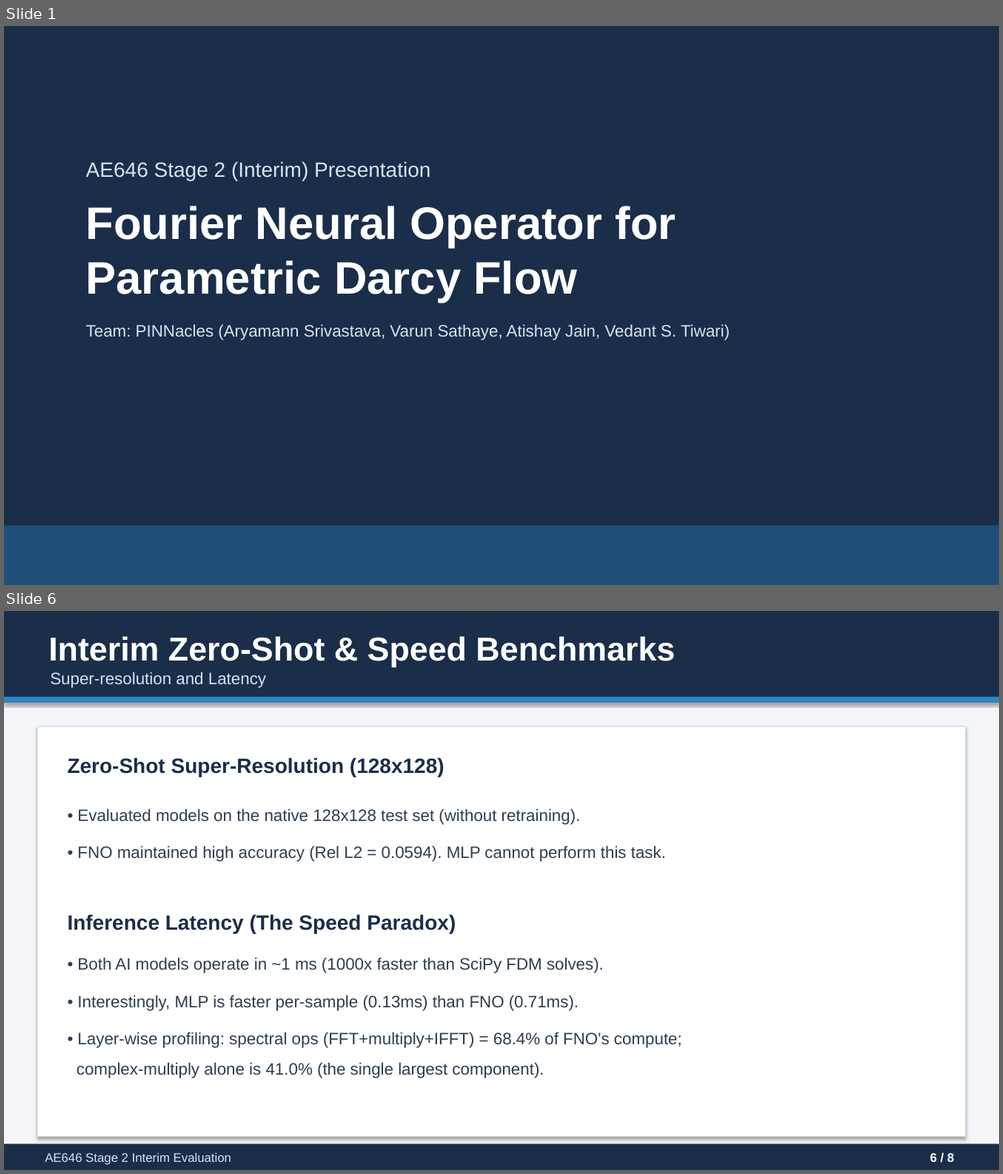
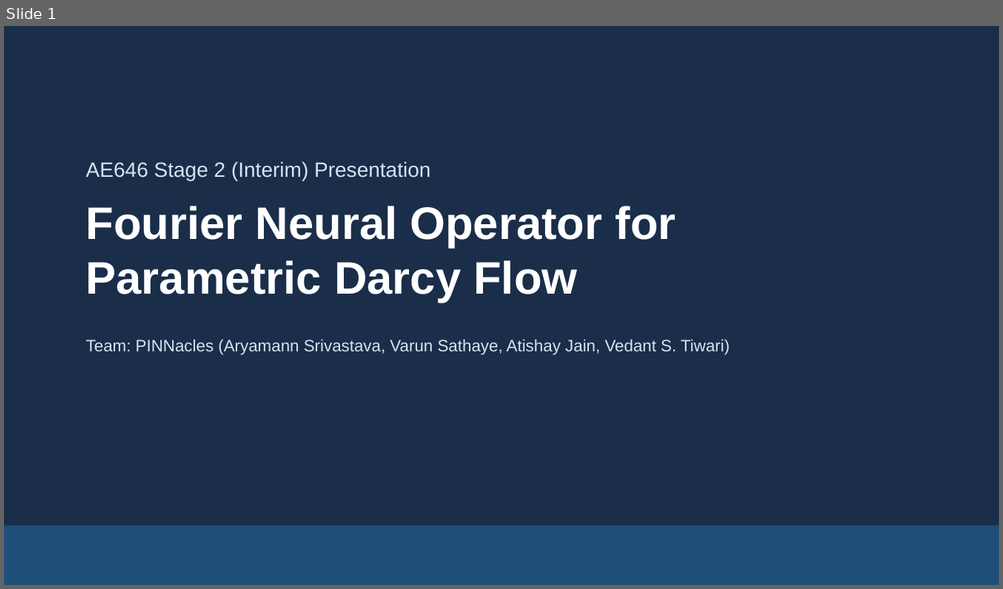
Before and after one commit to ARYAMANN7279/AE646-PINNacles, a slide deck: stage2/PINNacles_Stage2_Presentation.pptx. Shown one above the other, each under a label of ours: slides 1 and 6 before the commit, slide 1 after it; the slides between them are not shown. The pictures are 1003x1174 and 1003x589 pixels, drawn with LibreOffice and Linux fonts; fonts in the diff are those of the drawing. Boxes give left, top, right and bottom in pixels: in the first picture for what was removed or moved away, otherwise in the second. Text is boxed around its words. In the diff, an @@ line names an element or a change of style, - is before the commit and + after.

```diff
--- a/stage2/PINNacles_Stage2_Presentation.pptx
+++ b/stage2/PINNacles_Stage2_Presentation.pptx
@@ slide 6 removed at (x1=4, y1=611, x2=999, y2=1170), background #FFFFFF @@
@@ rectangle removed at (x1=4, y1=611, x2=999, y2=1170) @@
@@ rectangle removed at (x1=4, y1=611, x2=999, y2=697) @@
@@ text removed at (x1=48, y1=636, x2=674, y2=667) @@
-Interim Zero-Shot & Speed Benchmarks
@@ text removed at (x1=50, y1=672, x2=266, y2=688) @@
-Super-resolution and Latency
@@ rectangle removed at (x1=4, y1=697, x2=999, y2=703) @@
@@ rectangle removed at (x1=37, y1=726, x2=965, y2=1137) @@
@@ text removed at (x1=68, y1=758, x2=444, y2=777) @@
-Zero-Shot Super-Resolution (128x128)
@@ text removed at (x1=77, y1=809, x2=580, y2=825) @@
-• Evaluated models on the native 128x128 test set (without retraining).
@@ text removed at (x1=77, y1=846, x2=666, y2=862) @@
-• FNO maintained high accuracy (Rel L2 = 0.0594). MLP cannot perform this task.
@@ text removed at (x1=68, y1=914, x2=455, y2=934) @@
-Inference Latency (The Speed Paradox)
@@ text removed at (x1=77, y1=957, x2=603, y2=974) @@
-• Both AI models operate in ~1 ms (1000x faster than SciPy FDM solves).
@@ text removed at (x1=77, y1=995, x2=578, y2=1011) @@
-• Interestingly, MLP is faster per-sample (0.13ms) than FNO (0.71ms).
@@ text removed at (x1=77, y1=1032, x2=682, y2=1048) @@
-• Layer-wise profiling: spectral ops (FFT+multiply+IFFT) = 68.4% of FNO's compute;
@@ text removed at (x1=77, y1=1062, x2=543, y2=1079) @@
-complex-multiply alone is 41.0% (the single largest component).
@@ rectangle removed at (x1=4, y1=1145, x2=999, y2=1170) @@
@@ text removed at (x1=45, y1=1153, x2=231, y2=1165) @@
-AE646 Stage 2 Interim Evaluation
@@ text removed at (x1=930, y1=1153, x2=953, y2=1162) @@
-6 / 8
@@ slide 1 changed as well @@
@@ text "Team: PINNacles (Aryamann Srivastava, Varun ..." moved from (x1=86, y1=324, x2=729, y2=340) to (x1=86, y1=339, x2=729, y2=355) @@
```
Also in this commit, not shown: 1 other slide changed, 8 slides added, 5 other slides removed, 26 other files.
